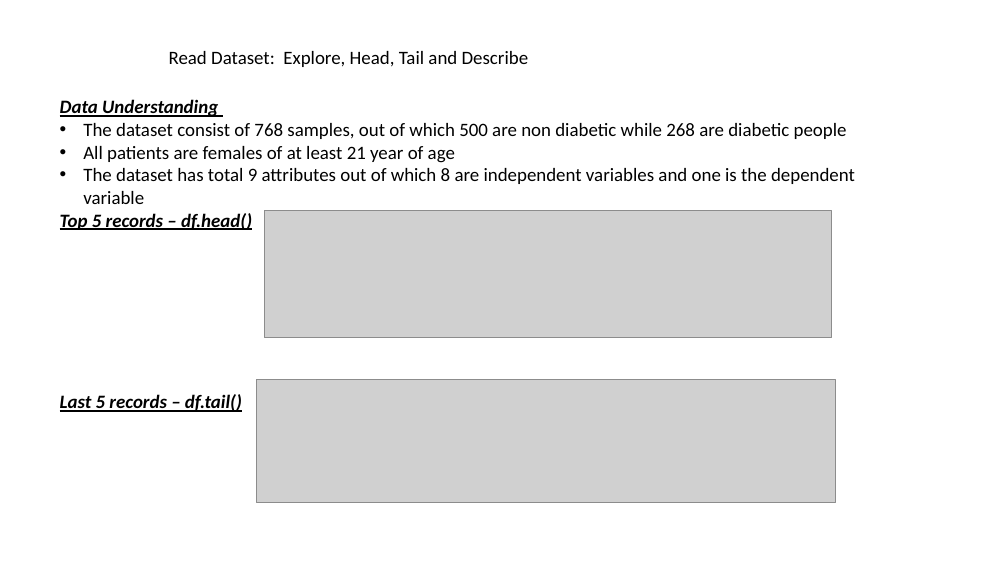
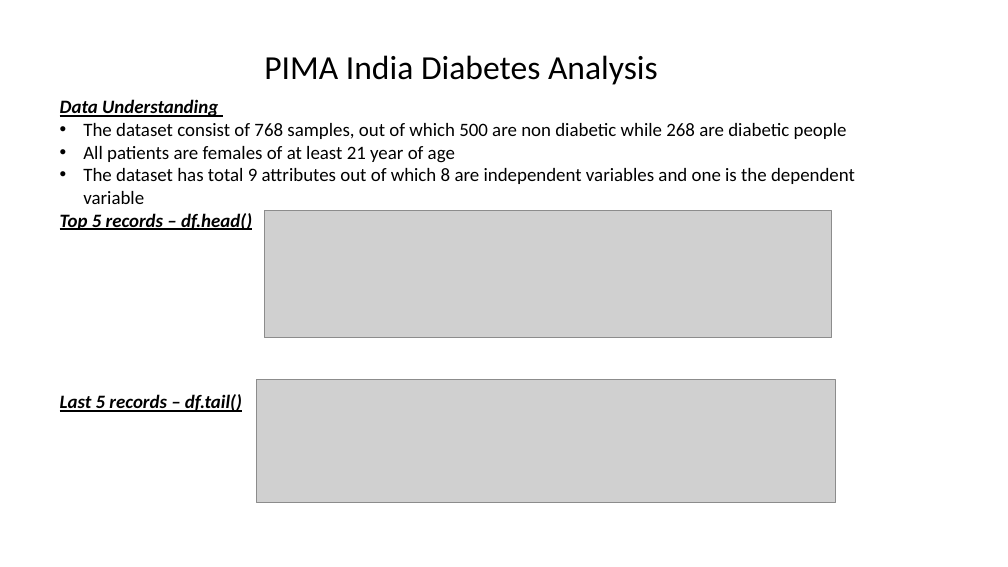
Before and after one commit to jacobmat/DataAnalysis-Projects, a slide deck: slide 1 of Pima India Diabetes Analysis.pptx. Drawn at 1008x567 pixels with LibreOffice and Linux fonts; fonts in the diff are those of the drawing; grey boxes stand for pictures. Boxes give left, top, right and bottom in pixels: in the first picture for what was removed or moved away, otherwise in the second. Text is boxed around its words. In the diff, an @@ line names an element or a change of style, - is before the commit and + after.

```diff
--- a/Pima India Diabetes Analysis.pptx
+++ b/Pima India Diabetes Analysis.pptx
@@ text at bbox=[264, 55, 658, 85]: text changed; size 18 to 32 pt @@
-Read Dataset: Explore, Head, Tail and Describe
+PIMA India Diabetes Analysis
```
Also in this commit, not shown: 5 other slides changed.
